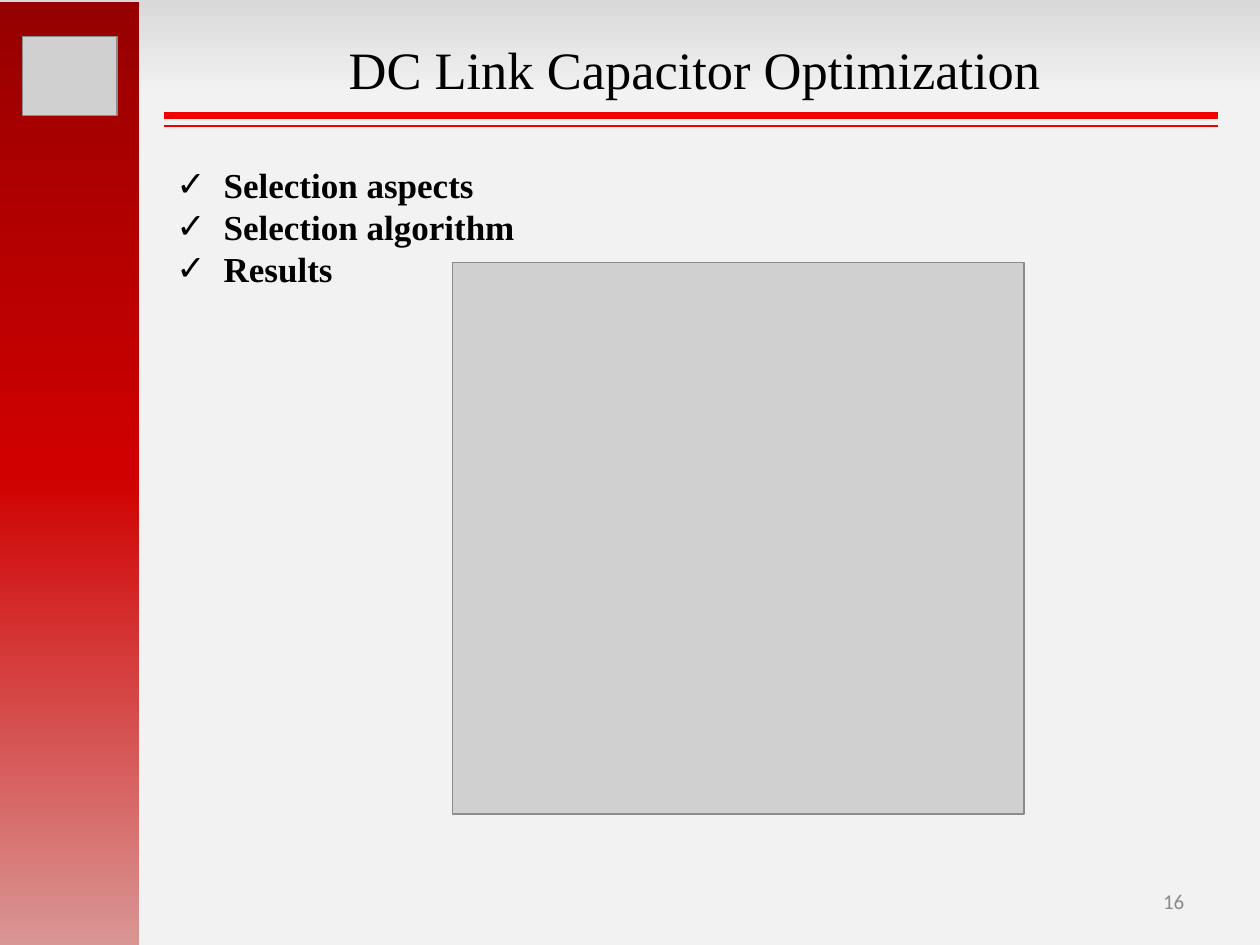
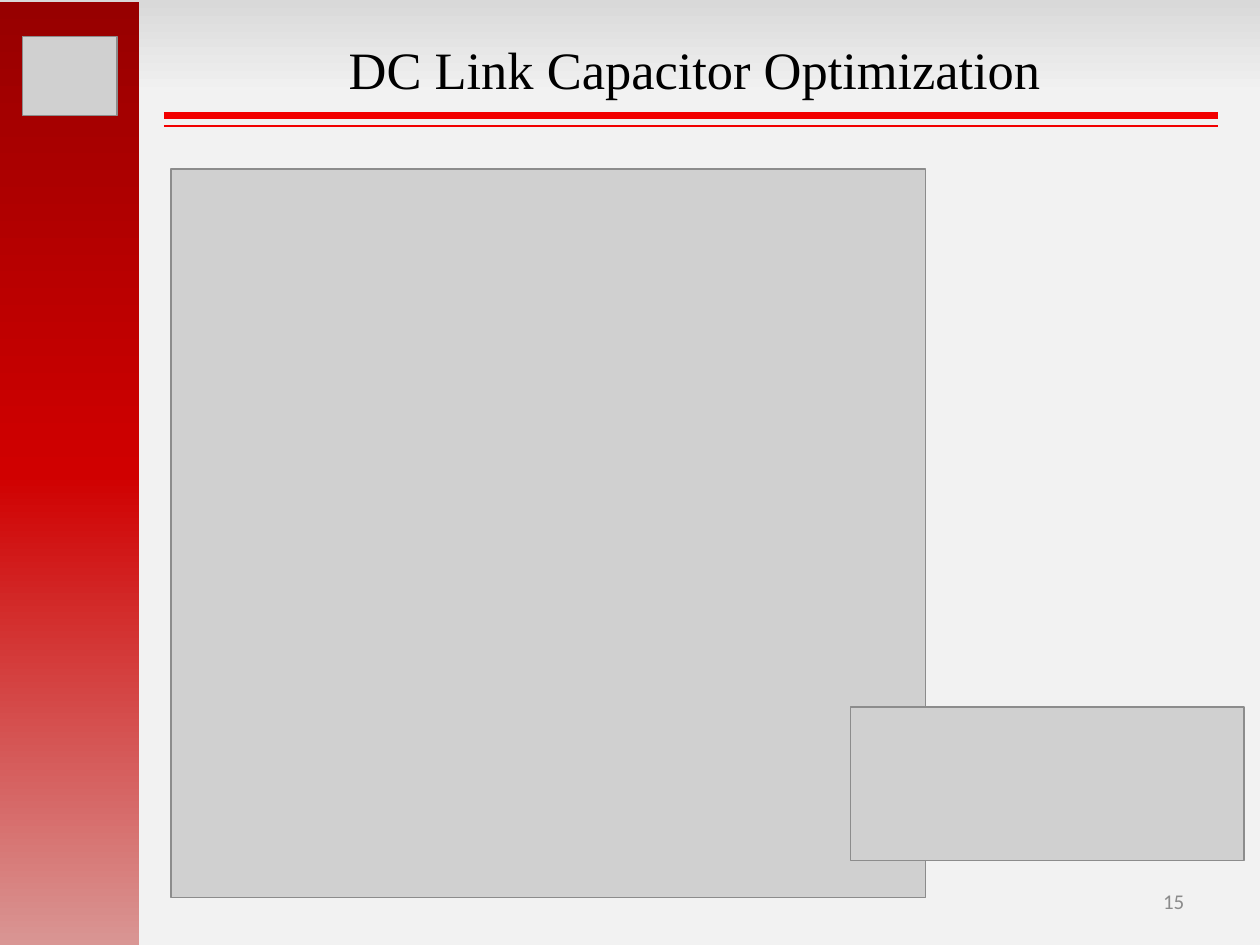
Before and after one commit to hakanpolat/IMMD, a slide deck: slide 15 of GRW2017/sunum/GRW2017_MesutUğur.pptx (slide 16 before the commit). Drawn at 1260x945 pixels with LibreOffice and Linux fonts; fonts in the diff are those of the drawing; grey boxes stand for pictures. Boxes give left, top, right and bottom in pixels: in the first picture for what was removed or moved away, otherwise in the second. Text is boxed around its words. In the diff, an @@ line names an element or a change of style, - is before the commit and + after.

```diff
--- a/GRW2017/sunum/GRW2017_MesutUğur.pptx
+++ b/GRW2017/sunum/GRW2017_MesutUğur.pptx
@@ picture: place and size @@
-picture at box(452, 262, 1023, 814)
+picture at box(171, 169, 926, 897)
@@ text removed at box(224, 173, 515, 283) @@
-✓ Selection aspects
-✓ Selection algorithm
-✓ Results
@@ picture added at box(850, 707, 1244, 861) @@
@@ page number at box(1163, 895, 1184, 909): text changed @@
-16
+15
```
Also in this commit, not shown: 12 other slides changed, 1 slide removed.
